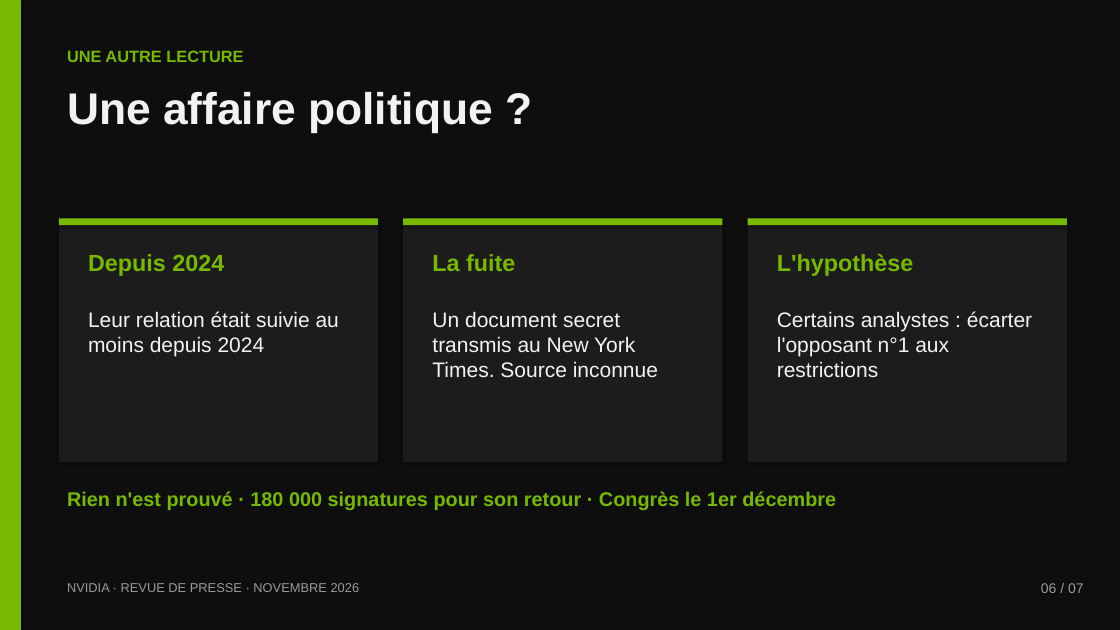
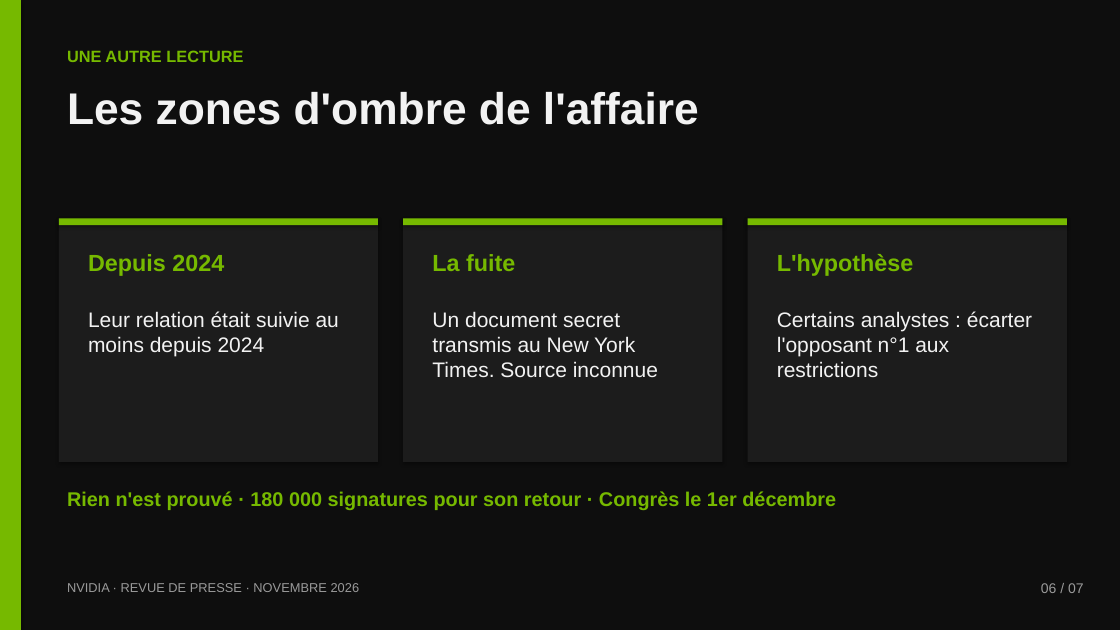
Before and after one commit to dehamnaadam-hue/Encole, a slide deck: slide 6 of nvidia/Nvidia-revue-de-presse.pptx. Drawn at 1120x630 pixels with LibreOffice and Linux fonts; fonts in the diff are those of the drawing. Boxes give left, top, right and bottom in pixels: in the first picture for what was removed or moved away, otherwise in the second. Text is boxed around its words. In the diff, an @@ line names an element or a change of style, - is before the commit and + after.

```diff
--- a/nvidia/Nvidia-revue-de-presse.pptx
+++ b/nvidia/Nvidia-revue-de-presse.pptx
@@ text at box(67, 92, 699, 125): text changed @@
-Une affaire politique ?
+Les zones d'ombre de l'affaire
```
Also in this commit, not shown: 1 other slide changed, 1 other file.
